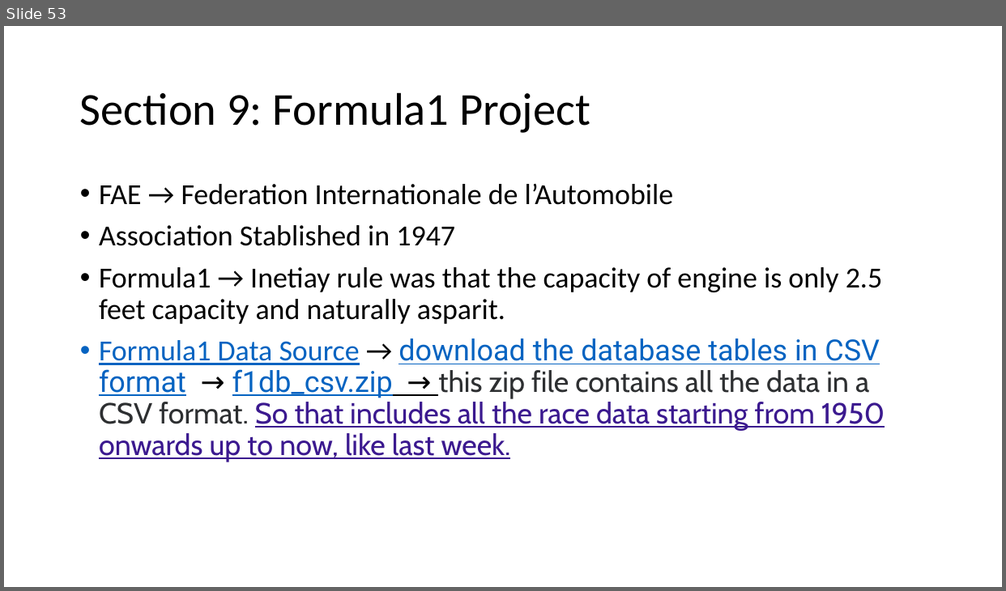
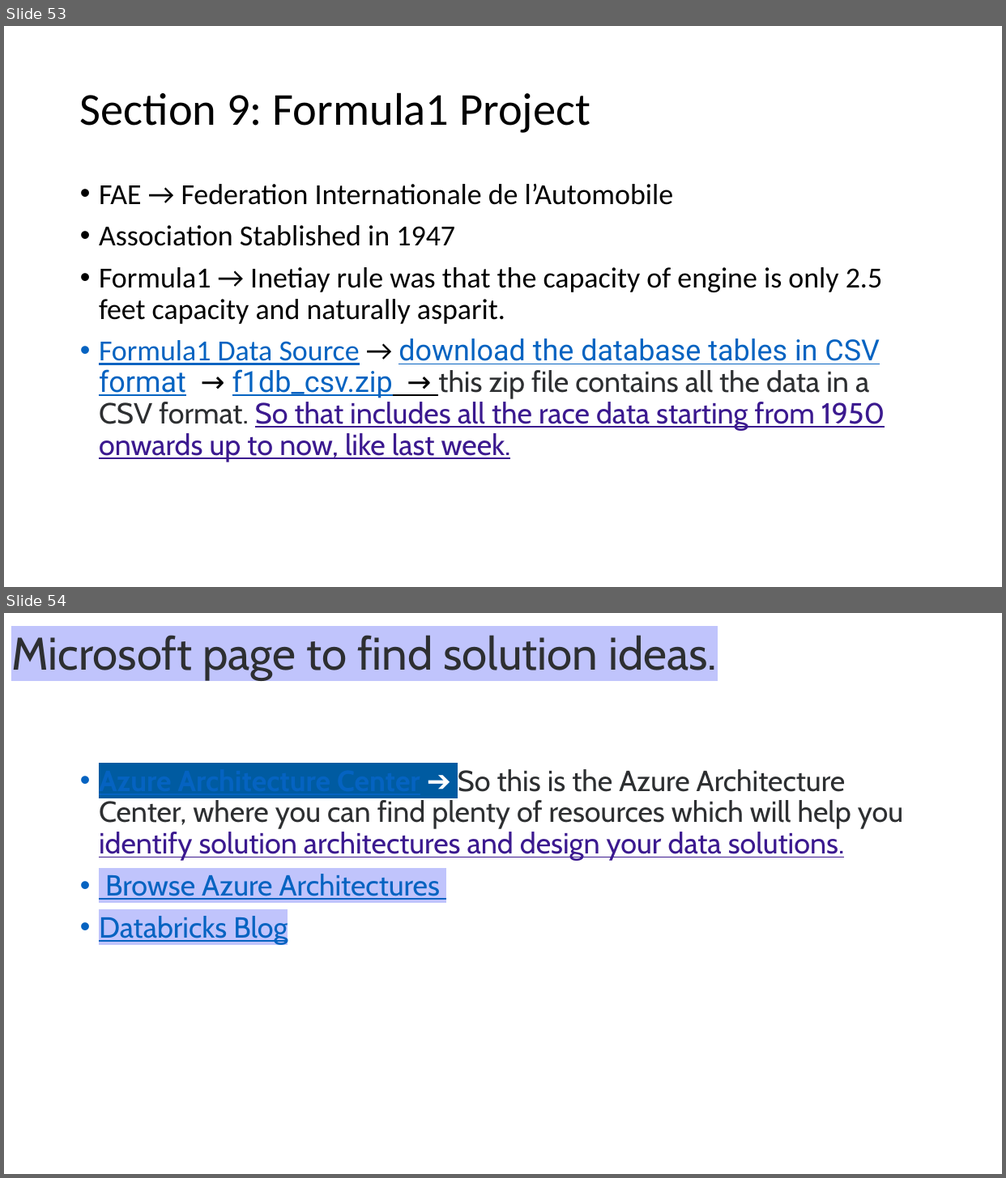
Before and after one commit to Hamza20203064/QuantumFlow-Databricks-ETL, a slide deck: Azure Databricks.pptx. Shown one above the other, each under a label of ours: slide 53 before the commit, slides 53 and 54 after it. The pictures are 1006x591 and 1006x1178 pixels, drawn with LibreOffice and Linux fonts; fonts in the diff are those of the drawing. Boxes give left, top, right and bottom in pixels: in the first picture for what was removed or moved away, otherwise in the second. Text is boxed around its words. In the diff, an @@ line names an element or a change of style, - is before the commit and + after.

```diff
--- a/Azure Databricks.pptx
+++ b/Azure Databricks.pptx
@@ slide 54 added at (4,613,1002,1174), background #FFFFFF @@
@@ title added at (11,635,717,680), 44 pt, text #2D2F31 @@
+Microsoft page to find solution ideas.
@@ text added at (99,763,903,944), 28 pt, text #2D2F31, underline @@
+• Azure Architecture Center ➔ So this is the Azure Architecture Center, where you can find plenty of resources which will help you identify solution architectures and design your data solutions.
+• Browse Azure Architectures
+• Databricks Blog
```
